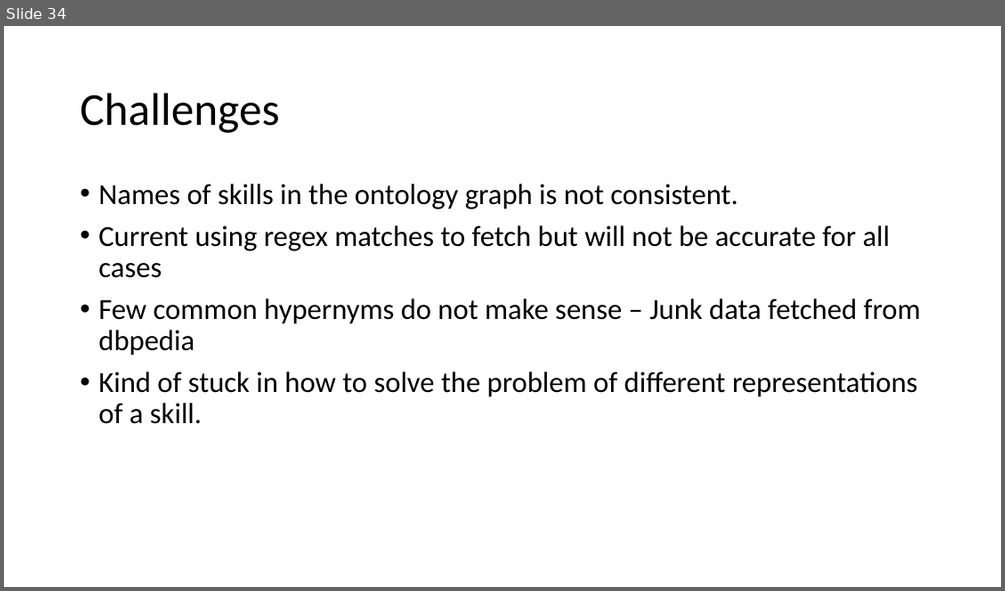
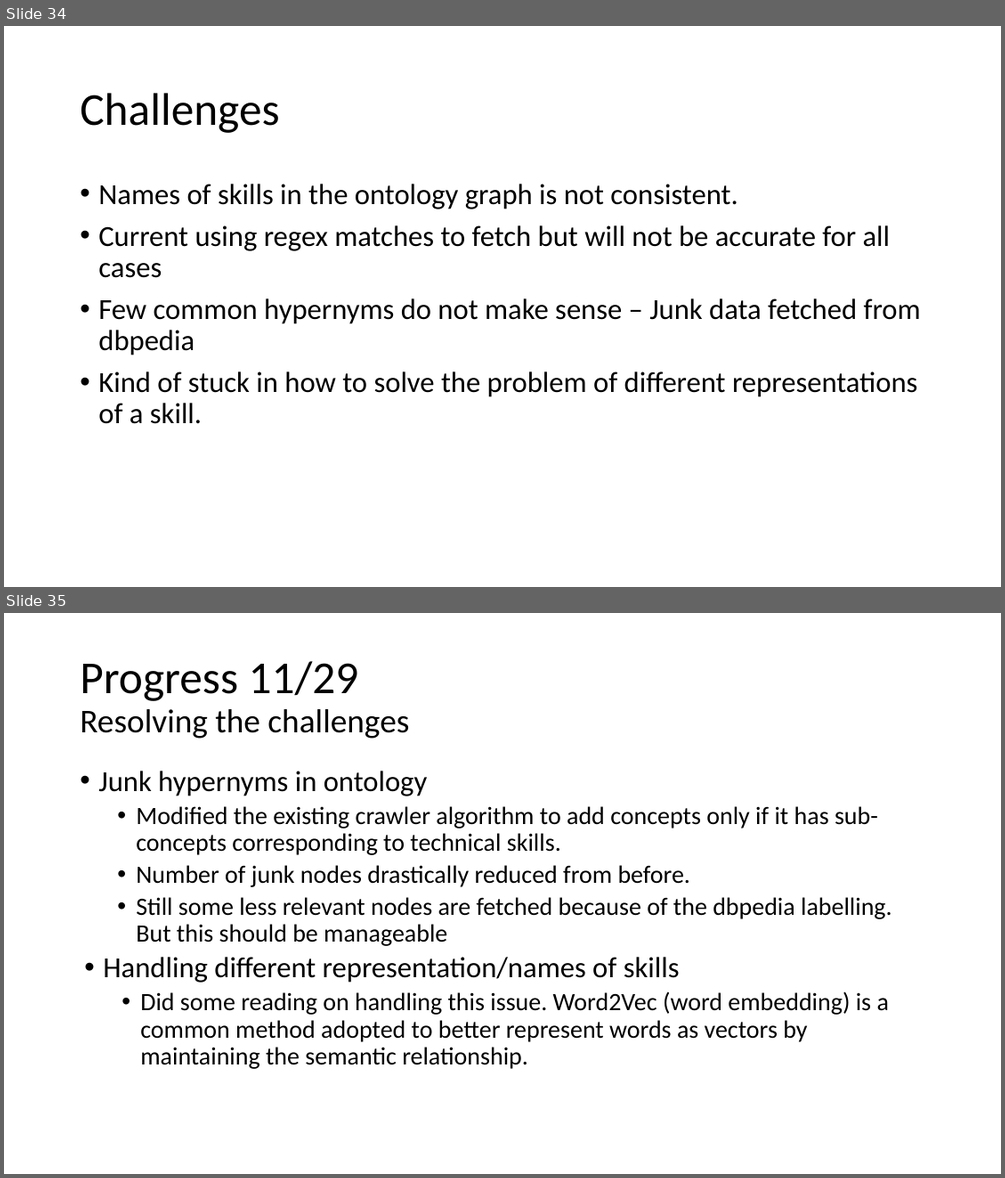
Before and after one commit to yeshbash/CS297, a slide deck: CS297-2.pptx. Shown one above the other, each under a label of ours: slide 34 before the commit, slides 34 and 35 after it. The pictures are 1005x591 and 1005x1178 pixels, drawn with LibreOffice and Linux fonts; fonts in the diff are those of the drawing. Boxes give left, top, right and bottom in pixels: in the first picture for what was removed or moved away, otherwise in the second. Text is boxed around its words. In the diff, an @@ line names an element or a change of style, - is before the commit and + after.

Commit message:
crawler algo changes

```diff
--- a/CS297-2.pptx
+++ b/CS297-2.pptx
@@ slide 35 added at (x1=4, y1=613, x2=1001, y2=1174), background #FFFFFF @@
@@ title added at (x1=80, y1=661, x2=409, y2=738), 32 pt, text #000000 @@
+Progress 11/29
+Resolving the challenges
@@ text added at (x1=98, y1=771, x2=892, y2=1069), 24 pt, text #000000 @@
+• Junk hypernyms in ontology
+  • Modified the existing crawler algorithm to add concepts only if it has sub-concepts corresponding to technical skills.
+  • Number of junk nodes drastically reduced from before.
+  • Still some less relevant nodes are fetched because of the dbpedia labelling. But this should be manageable
+  • Handling different representation/names of skills
+    • Did some reading on handling this issue. Word2Vec (word embedding) is a common method adopted to better represent words as vectors by maintaining the semantic relationship.
```
Also in this commit, not shown: 2 other slides added, 1 other file.
